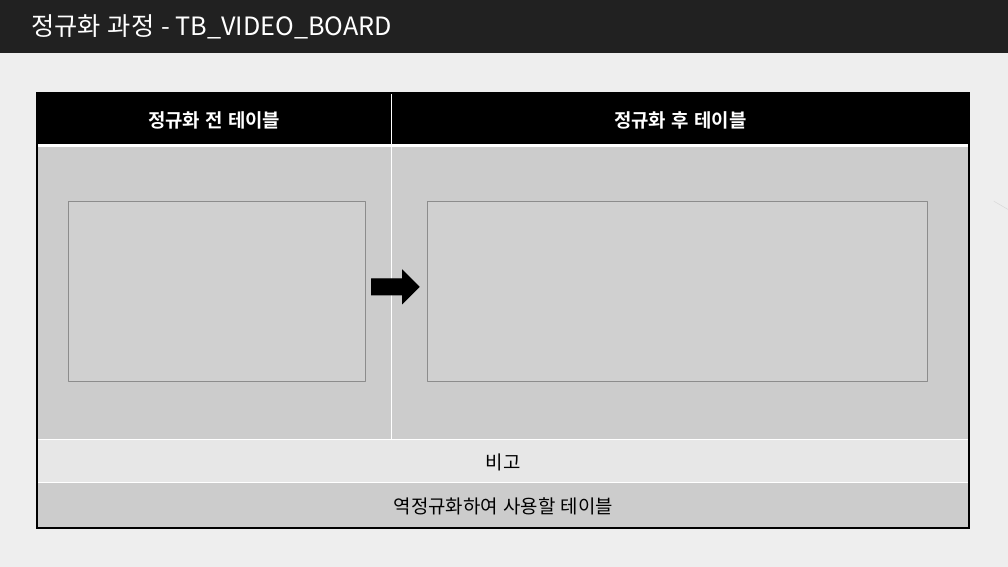
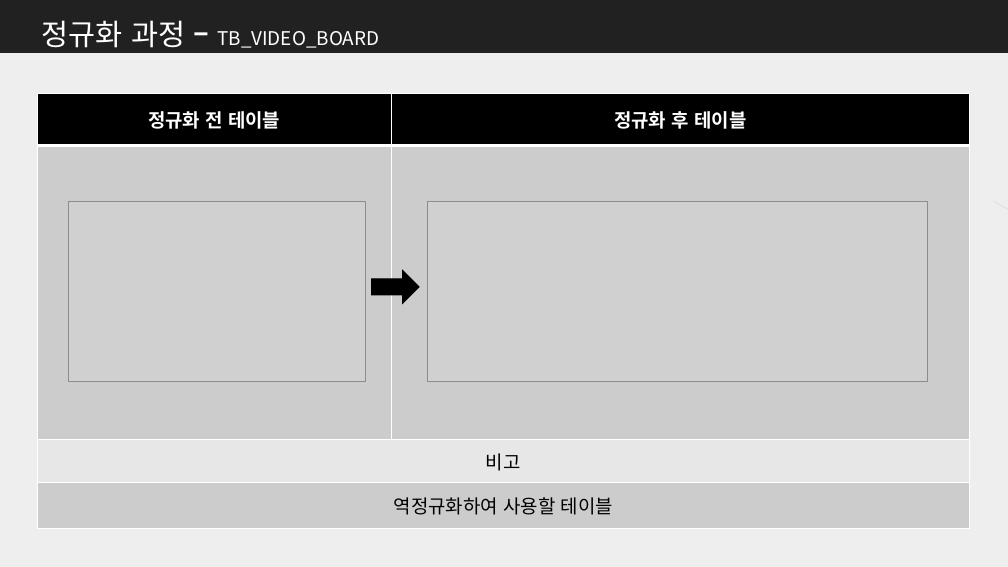
Before and after one commit to me0768/KHFinalProject, a slide deck: slide 10 of 보고서/DataBase설계서_Final_Project.pptx. Drawn at 1008x567 pixels with LibreOffice and Linux fonts; fonts in the diff are those of the drawing; grey boxes stand for pictures. Boxes give left, top, right and bottom in pixels: in the first picture for what was removed or moved away, otherwise in the second. Text is boxed around its words. In the diff, an @@ line names an element or a change of style, - is before the commit and + after.

```diff
--- a/보고서/DataBase설계서_Final_Project.pptx
+++ b/보고서/DataBase설계서_Final_Project.pptx
@@ text at (42, 20, 379, 48): text changed; size 24 to 18 pt @@
-정규화 과정 - TB_VIDEO_BOARD
+정규화 과정 – TB_VIDEO_BOARD
@@ rectangle removed at (37, 93, 969, 529) @@
```
Also in this commit, not shown: 27 other slides changed, 17 slides removed, 26 other files.
